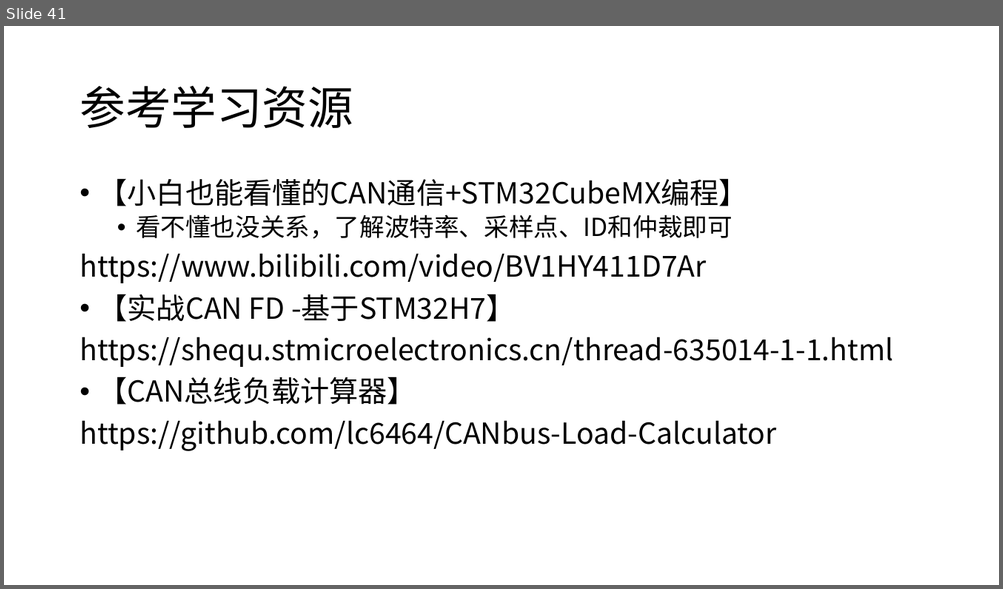
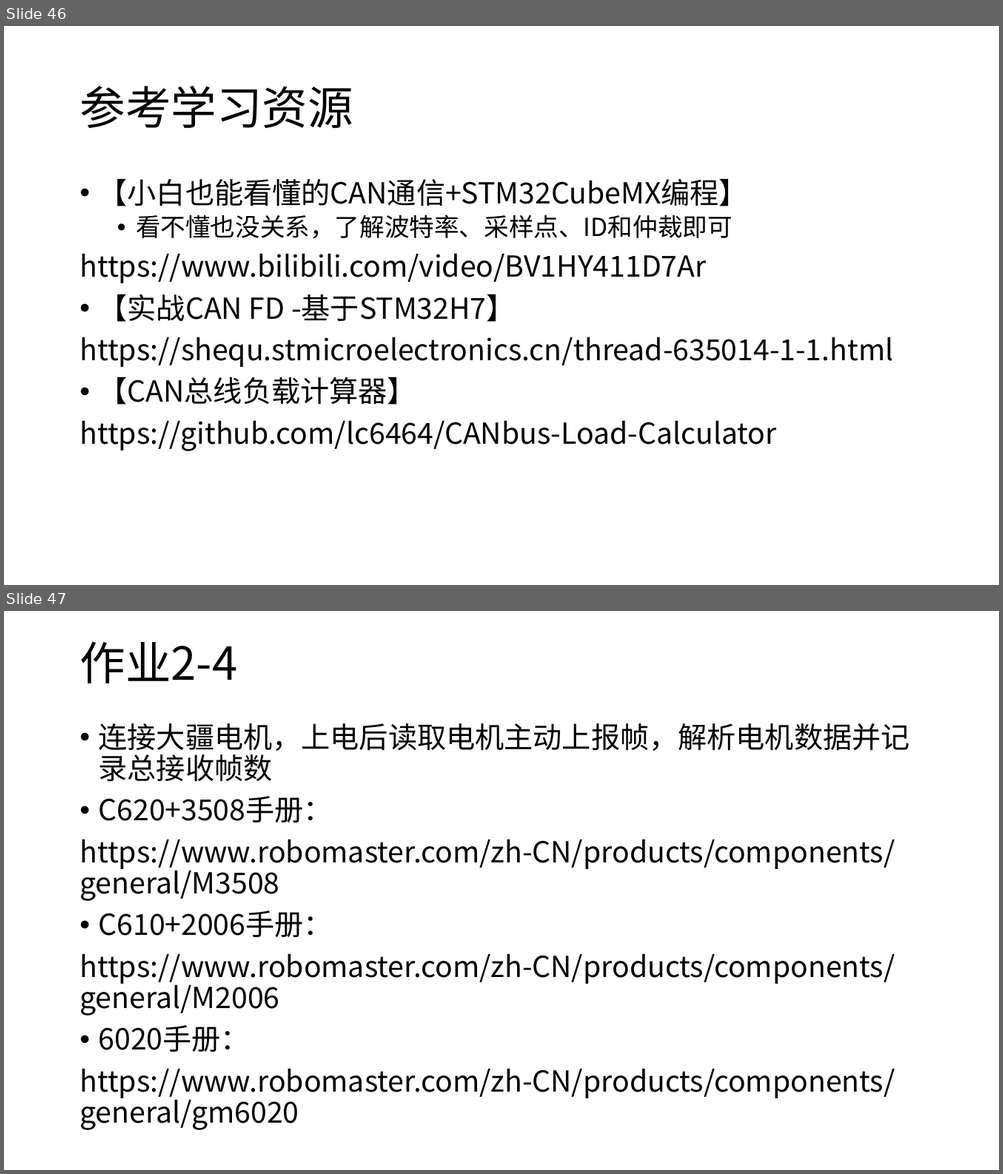
Before and after one commit to JLU-Robomaster-Embedded/embedded_tutorial, a slide deck: 2_STM32基本功能.pptx. Shown one above the other, each under a label of ours: slide 41 before the commit, slides 46 and 47 after it. The pictures are 1003x589 and 1003x1174 pixels, drawn with LibreOffice and Linux fonts; fonts in the diff are those of the drawing. Boxes give left, top, right and bottom in pixels: in the first picture for what was removed or moved away, otherwise in the second. Text is boxed around its words. In the diff, an @@ line names an element or a change of style, - is before the commit and + after.

```diff
--- a/2_STM32基本功能.pptx
+++ b/2_STM32基本功能.pptx
@@ slide 47 added at (4,611,999,1170), background #FFFFFF @@
@@ title added at (79,641,237,684), 44 pt, text #000000 @@
+作业2-4
@@ text added at (79,723,910,1130), 28 pt, text #000000 @@
+• 连接大疆电机，上电后读取电机主动上报帧，解析电机数据并记录总接收帧数
+• C620+3508手册：
+https://www.robomaster.com/zh-CN/products/components/general/M3508
+• C610+2006手册：
+https://www.robomaster.com/zh-CN/products/components/general/M2006
+• 6020手册：
+https://www.robomaster.com/zh-CN/products/components/general/gm6020
@@ what was slide 41 is now slide 46 @@
```
Also in this commit, not shown: 7 slides changed, 7 other slides added.
